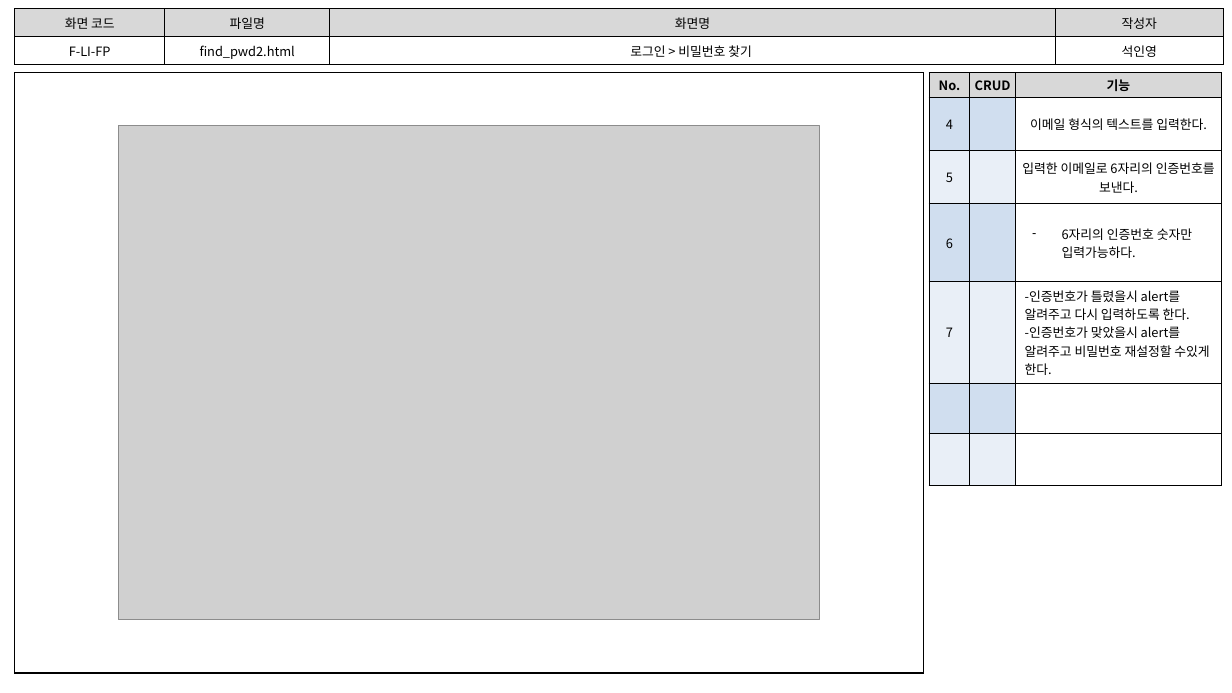
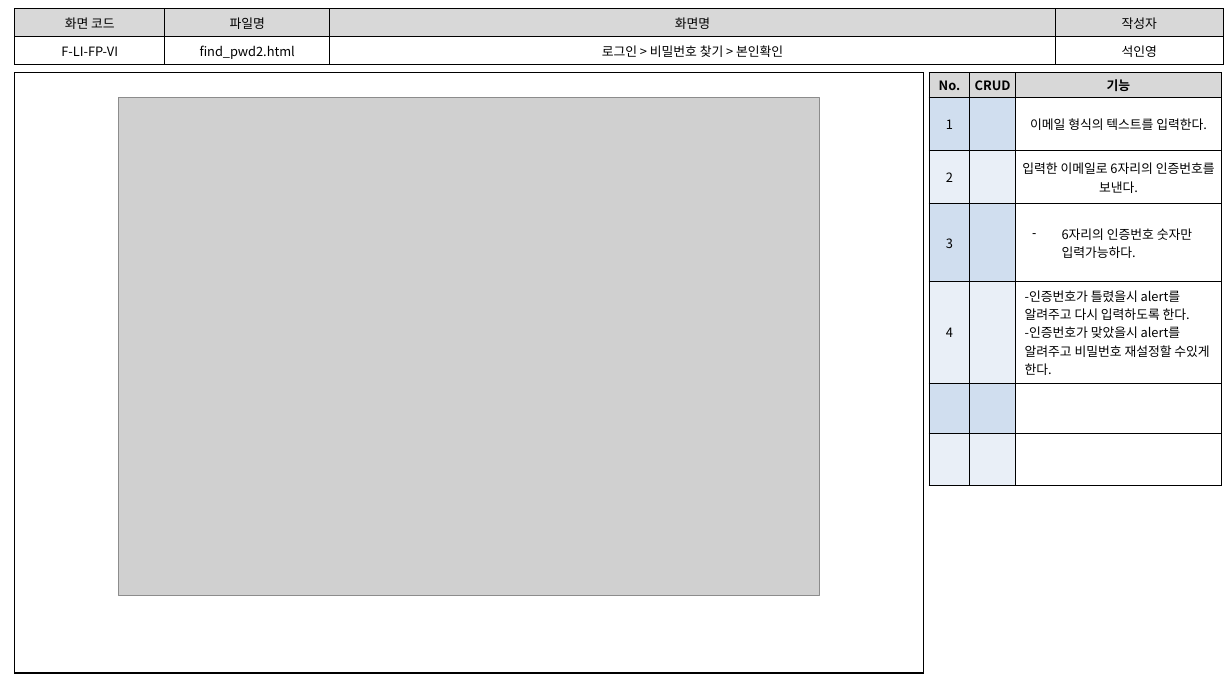
Before and after one commit to index506/cosmo6th_3thGroup, a slide deck: slide 9 of Text/02.화면설계도/3th_Project_화면 설계도(인영).pptx. Drawn at 1232x693 pixels with LibreOffice and Linux fonts; fonts in the diff are those of the drawing; grey boxes stand for pictures. Boxes give left, top, right and bottom in pixels: in the first picture for what was removed or moved away, otherwise in the second. Text is boxed around its words. In the diff, an @@ line names an element or a change of style, - is before the commit and + after.

```diff
--- a/Text/02.화면설계도/3th_Project_화면 설계도(인영).pptx
+++ b/Text/02.화면설계도/3th_Project_화면 설계도(인영).pptx
@@ table at [15,8,1224,311] @@
-row 2, column 1: F-LI-FP
+row 2, column 1: F-LI-FP-VI
-row 2, column 3: 로그인 > 비밀번호 찾기
+row 2, column 3: 로그인 > 비밀번호 찾기 > 본인확인
@@ table at [930,73,1223,379] @@
-row 2, column 1: 4
+row 2, column 1: 1
-row 3, column 1: 5
+row 3, column 1: 2
-row 4, column 1: 6
+row 4, column 1: 3
-row 5, column 1: 7
+row 5, column 1: 4
@@ picture: place and size @@
-picture at [118,126,819,620]
+picture at [118,97,819,596]
```
Also in this commit, not shown: 6 other slides changed, 2 other files.
